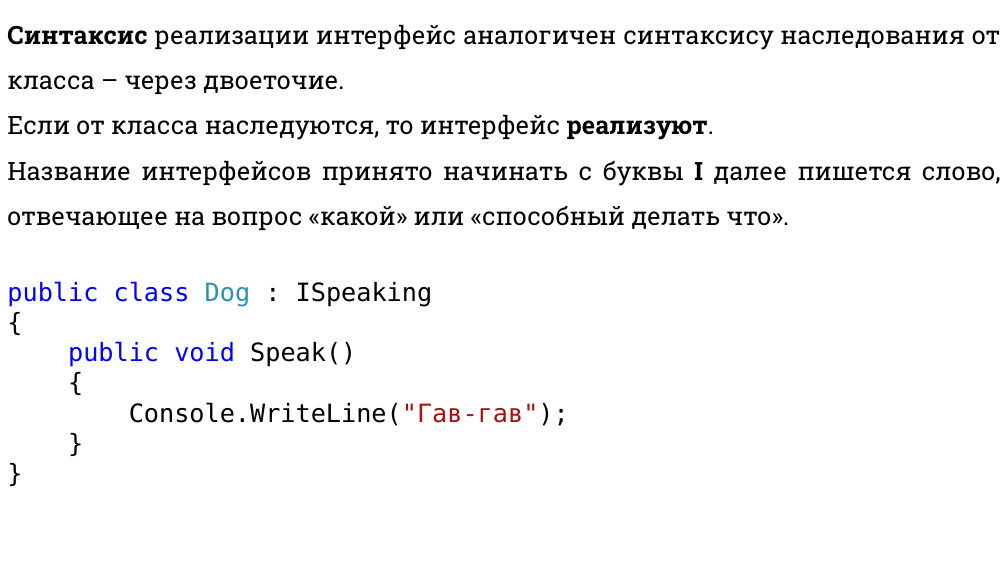
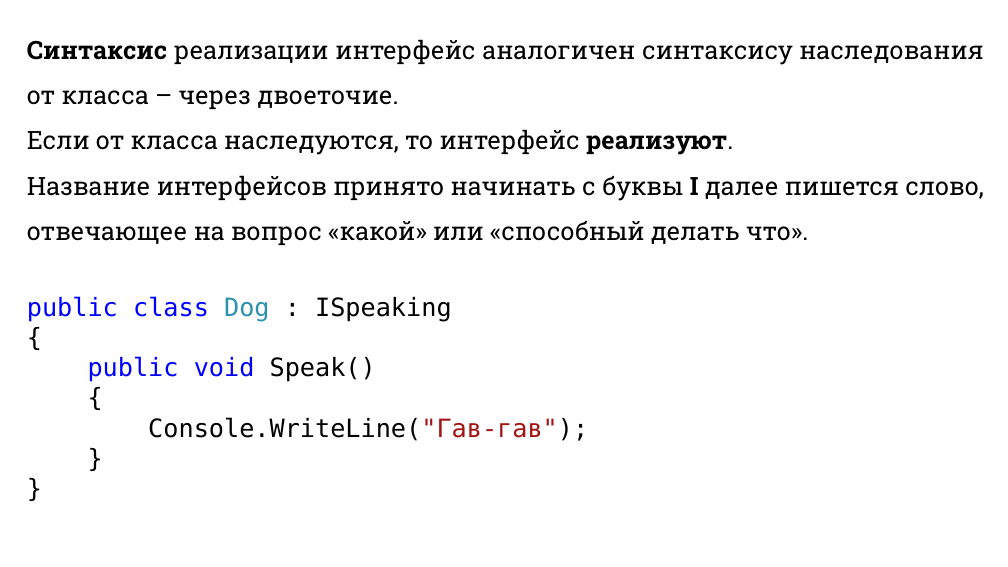
Before and after one commit to DaniilKlyukin/ITiP-2, a slide deck: slide 3 of Лекции/ИТиП 2 лек 4.pptx. Drawn at 1008x567 pixels with LibreOffice and Linux fonts; fonts in the diff are those of the drawing. Boxes give left, top, right and bottom in pixels: in the first picture for what was removed or moved away, otherwise in the second. Text is boxed around its words. In the diff, an @@ line names an element or a change of style, - is before the commit and + after.

```diff
--- a/Лекции/ИТиП 2 лек 4.pptx
+++ b/Лекции/ИТиП 2 лек 4.pptx
@@ text "Синтаксис реализации интерфейс аналогичен синтаксису ..." rewrapped from <box>7,24,1001,426</box> to <box>27,39,984,441</box> @@
```
Also in this commit, not shown: 6 other slides changed, 20 slides added, 4 slides removed, 1 other file.
